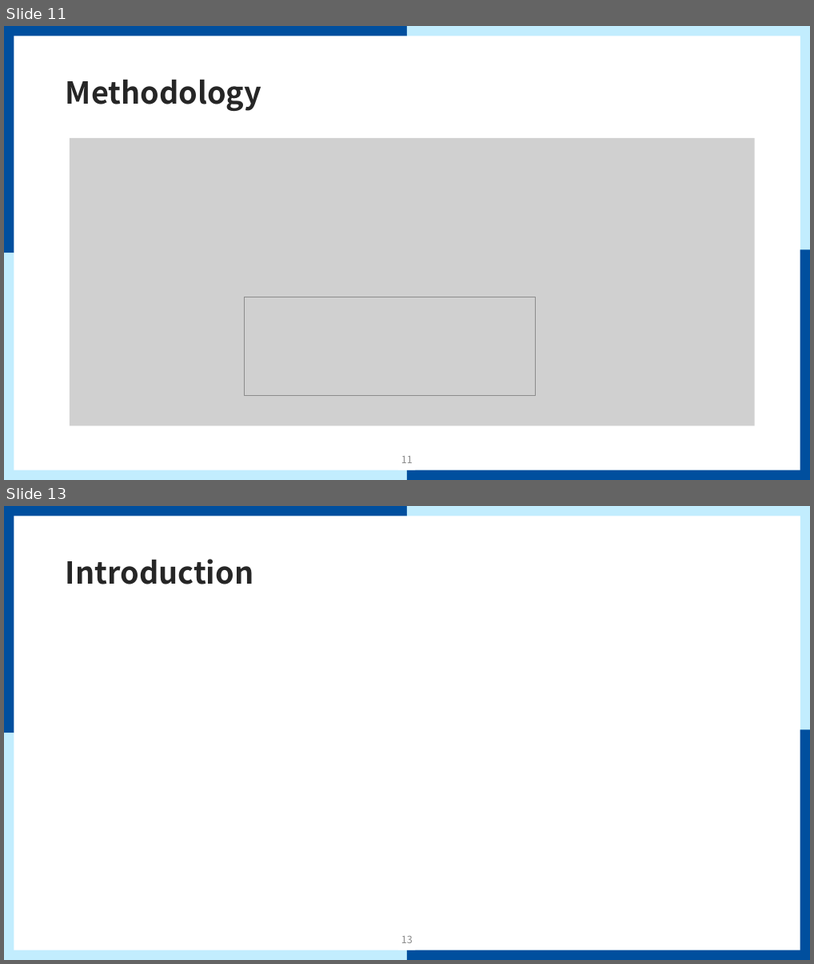
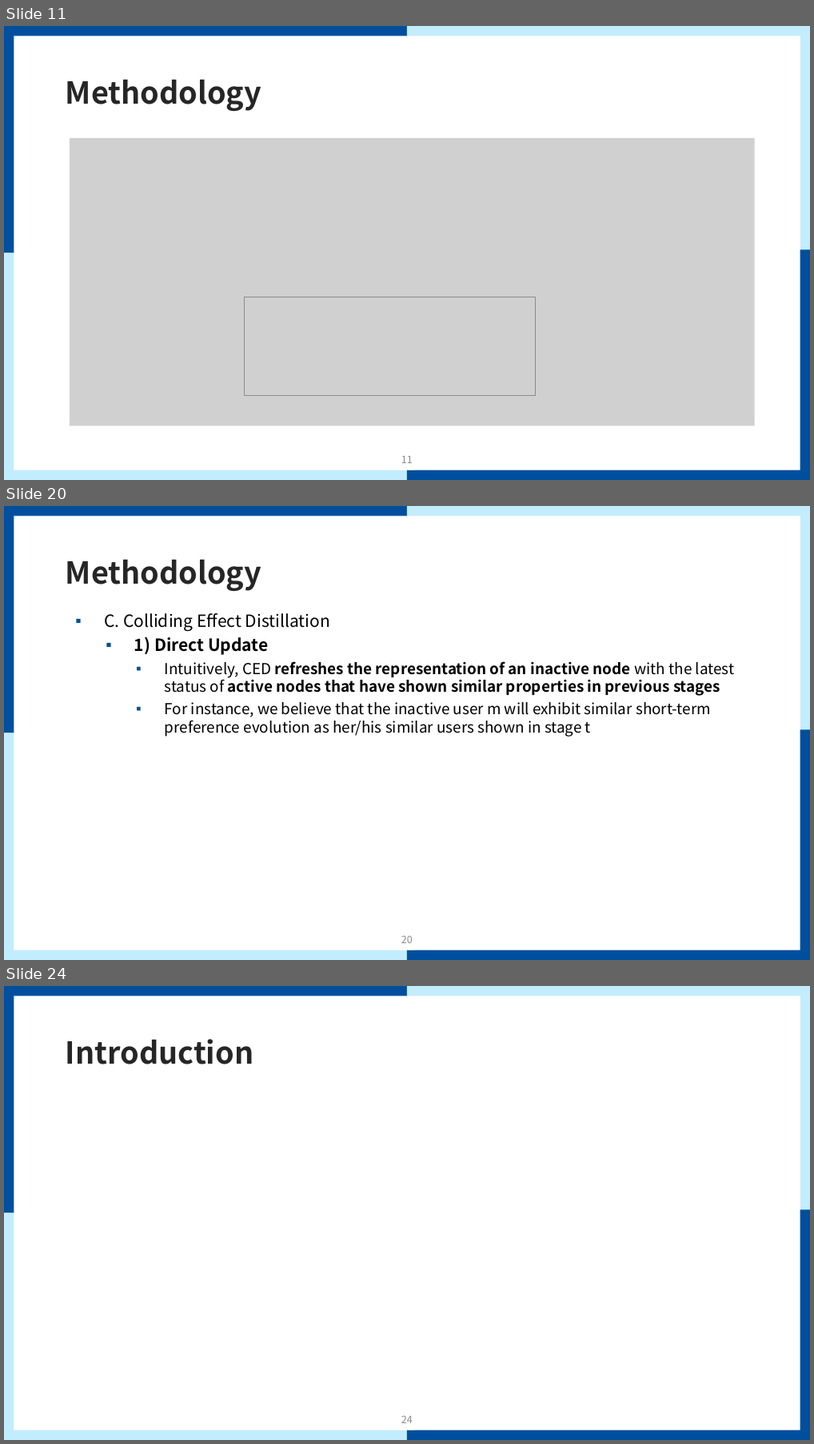
Before and after one commit to mmvv11/GraduateStudies, a slide deck: papers/review/Causal Incremental Graph Convolution for review.pptx. Shown one above the other, each under a label of ours: slides 11 and 13 before the commit, slides 11, 20 and 24 after it; the slides between them are not shown. The pictures are 814x964 and 814x1444 pixels, drawn with LibreOffice and Linux fonts; fonts in the diff are those of the drawing; grey boxes stand for pictures; background and template pictures are left out. Boxes give left, top, right and bottom in pixels: in the first picture for what was removed or moved away, otherwise in the second. Text is boxed around its words. In the diff, an @@ line names an element or a change of style, - is before the commit and + after.

```diff
--- a/papers/review/Causal Incremental Graph Convolution for review.pptx
+++ b/papers/review/Causal Incremental Graph Convolution for review.pptx
@@ slide 20 added at <box>4,506,810,960</box>, background #FFFFFF; not listed: 9 template elements that a slide beside it also shows @@
@@ title added at <box>66,560,262,591</box>, 36 pt, text #262626, bold @@
+Methodology
@@ text added at <box>104,613,735,736</box>, 18 pt, text #000000 @@
+▪ C. Colliding Effect Distillation
+  ▪ 1) Direct Update
+    ▪ Intuitively, CED refreshes the representation of an inactive node with the latest status of active nodes that have shown similar properties in previous stages
+    ▪ For instance, we believe that the inactive user m will exhibit similar short-term preference evolution as her/his similar users shown in stage t
@@ page number added at <box>402,936,413,943</box>, 12 pt, text #8C8C8C @@
+20
@@ what was slide 13 is now slide 24 @@
@@ page number at <box>402,1416,413,1423</box>: text changed @@
-13
+24
```
Also in this commit, not shown: 1 slide changed, 12 other slides added, 2 slides removed.
